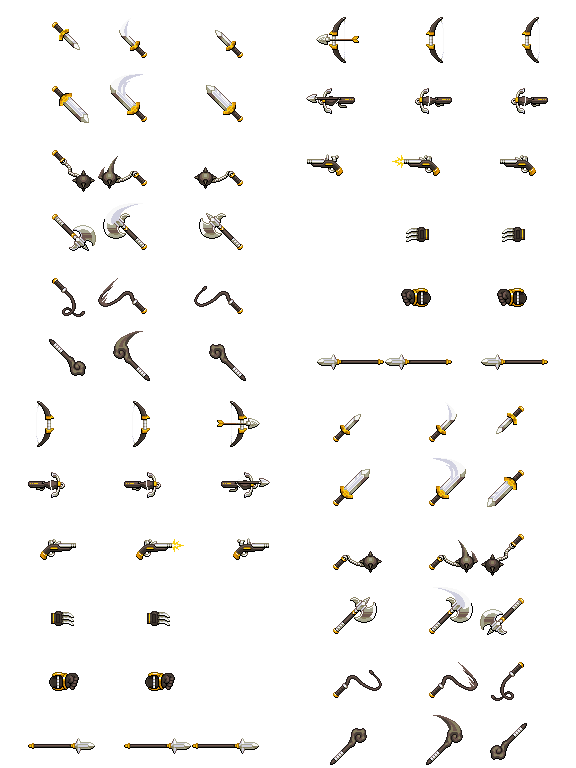
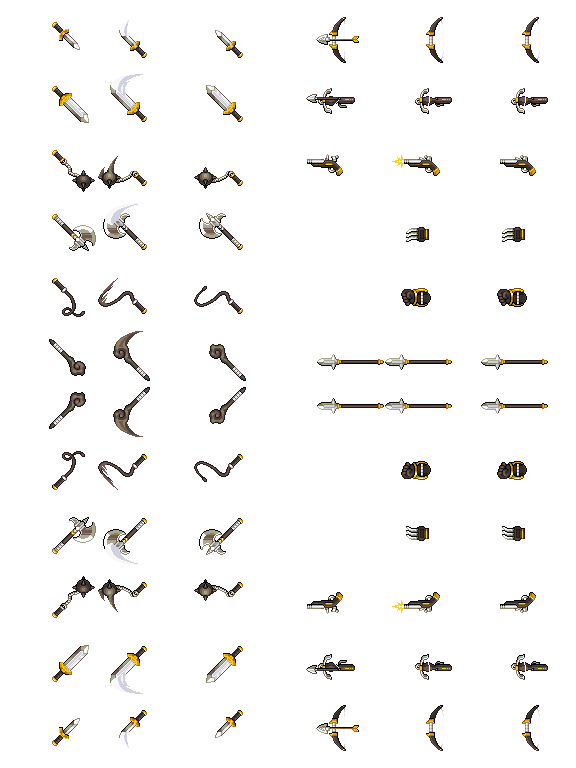
Layers edited between the first and the second 576 x 768 image:
added layer "Weapons3" above "Weapons2" over [49, 387, 548, 751]
hid "Weapons2" over [28, 401, 527, 765]
